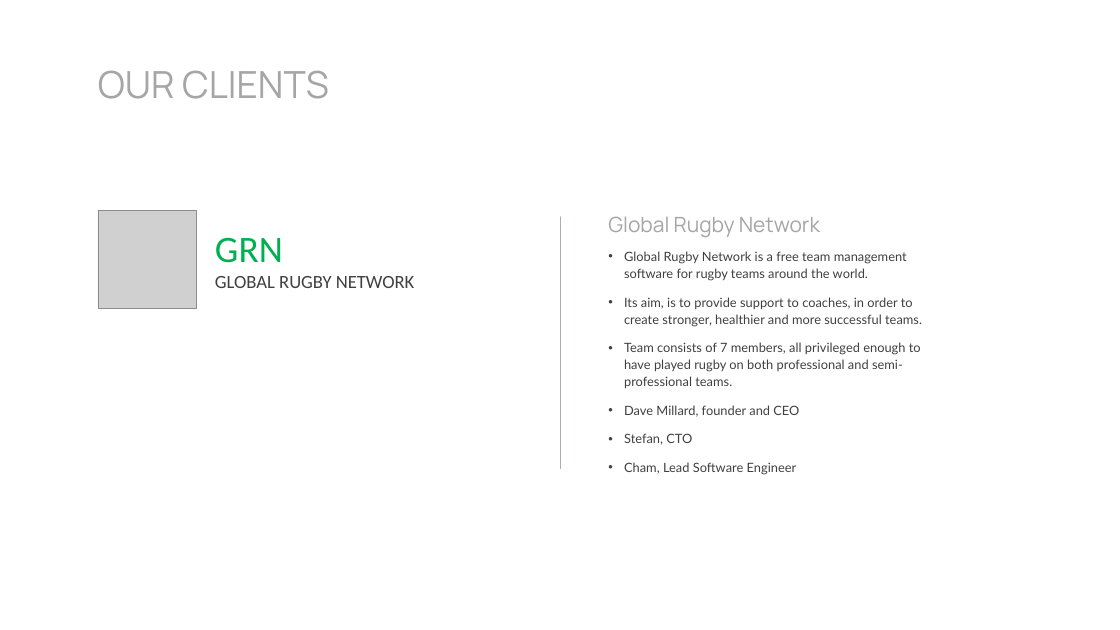
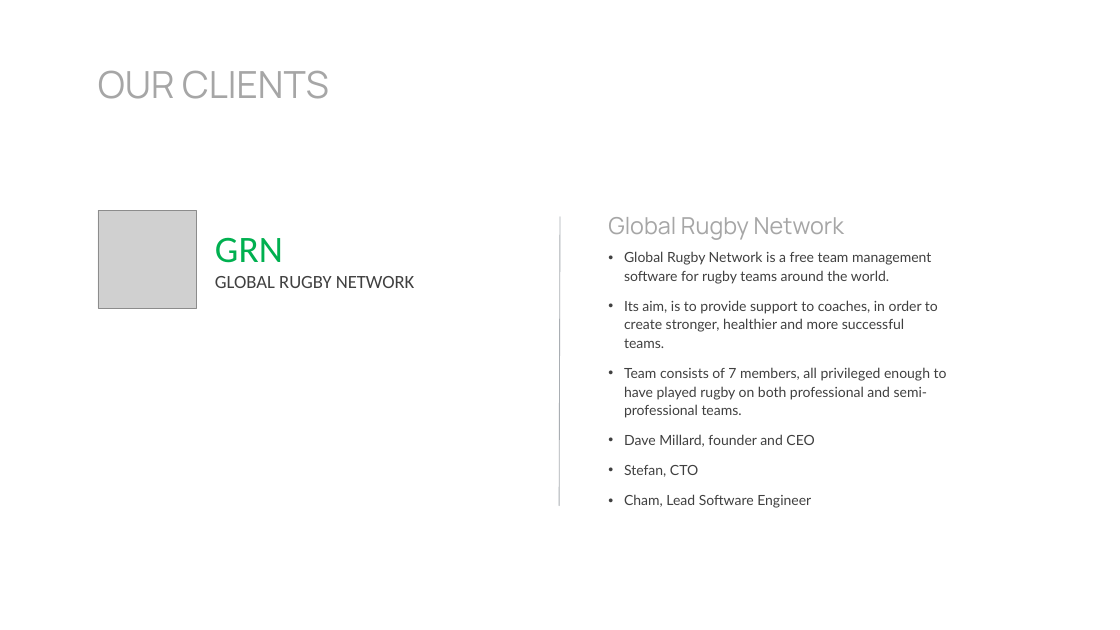
Before and after one commit to rbob96/GRNFanZone, a slide deck: slide 4 of Documentation/Demonstration/Demo - Final.pptx. Drawn at 1120x630 pixels with LibreOffice and Linux fonts; fonts in the diff are those of the drawing; grey boxes stand for pictures. Boxes give left, top, right and bottom in pixels: in the first picture for what was removed or moved away, otherwise in the second. Text is boxed around its words. In the diff, an @@ line names an element or a change of style, - is before the commit and + after.

```diff
--- a/Documentation/Demonstration/Demo - Final.pptx
+++ b/Documentation/Demonstration/Demo - Final.pptx
@@ line moved from (560, 469) - (560, 217) to (560, 506) - (560, 217) @@
@@ text "Global Rugby Network" at (x1=608, y1=217, x2=844, y2=240): size 18 to 20 pt @@
@@ text "Global Rugby Network is a ..." at (x1=624, y1=251, x2=947, y2=477): size 11 to 12 pt @@
```
Also in this commit, not shown: 6 other slides changed.
